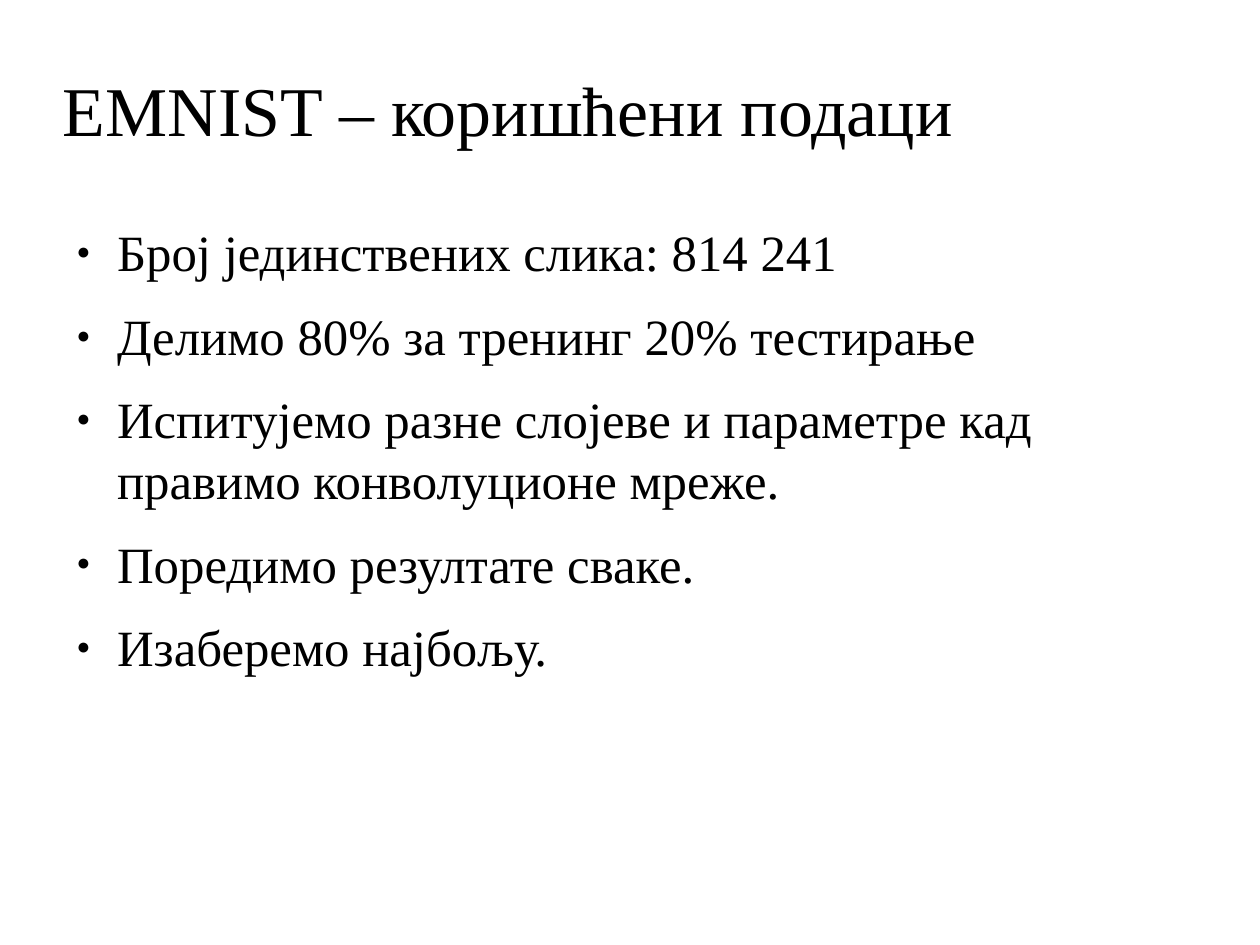
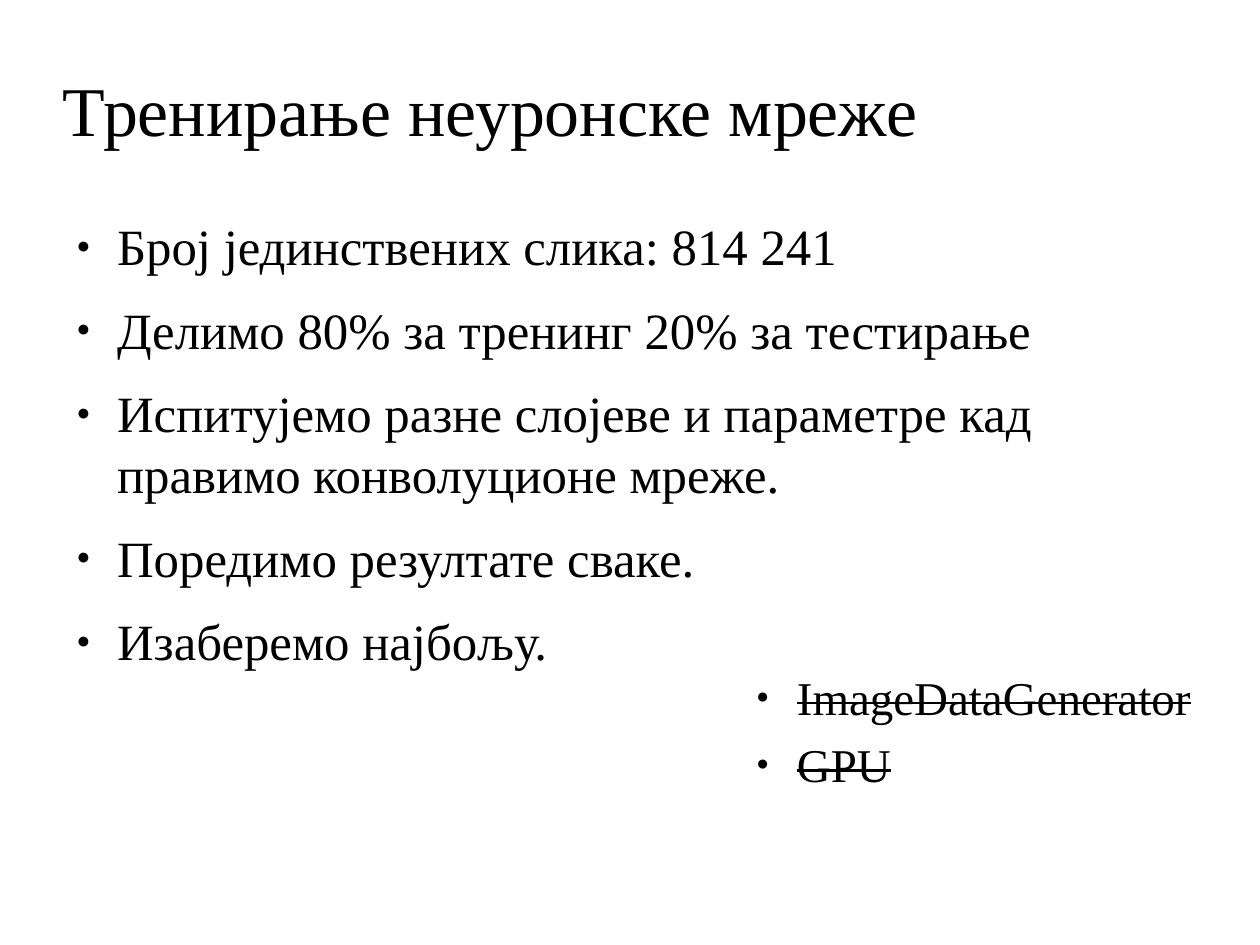
Before and after one commit to MihailoVukorep/mitnop_proj, a slide deck: slide 8 of docs/presentation.odp. Drawn at 1260x945 pixels with LibreOffice and Linux fonts; fonts in the diff are those of the drawing; background and template pictures are left out. Boxes give left, top, right and bottom in pixels: in the first picture for what was removed or moved away, otherwise in the second. Text is boxed around its words. In the diff, an @@ line names an element or a change of style, - is before the commit and + after.

```diff
--- a/docs/presentation.odp
+++ b/docs/presentation.odp
@@ title removed at <box>63,87,953,150</box> @@
-EMNIST – коришћени подаци
@@ title added at <box>63,90,917,150</box>, 44 pt, text #000000 @@
+Тренирање неуронске мреже
@@ text at <box>117,231,837,275</box>: line spacing 1 to 0.9 @@
@@ text at <box>117,315,1031,359</box>: text changed @@
-● Делимо 80% за тренинг 20% тестирање
+● Делимо 80% за тренинг 20% за тестирање
@@ text added at <box>797,684,1191,783</box>, 29.6 pt, text #000000, strikethrough @@
+● ImageDataGenerator
+● GPU
```
Also in this commit, not shown: 2 other slides changed, 10 slides added, 7 slides removed, 3 other files.
